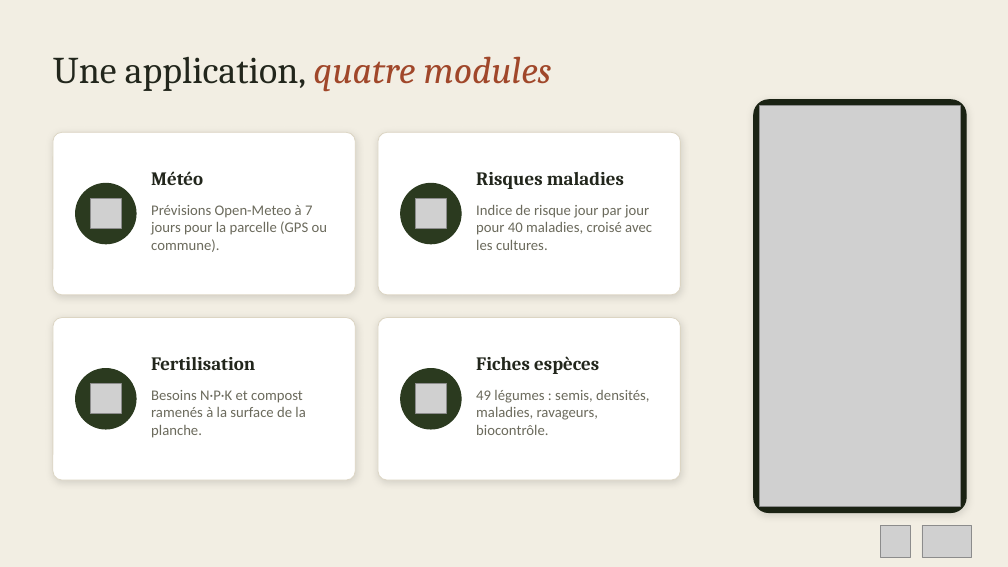
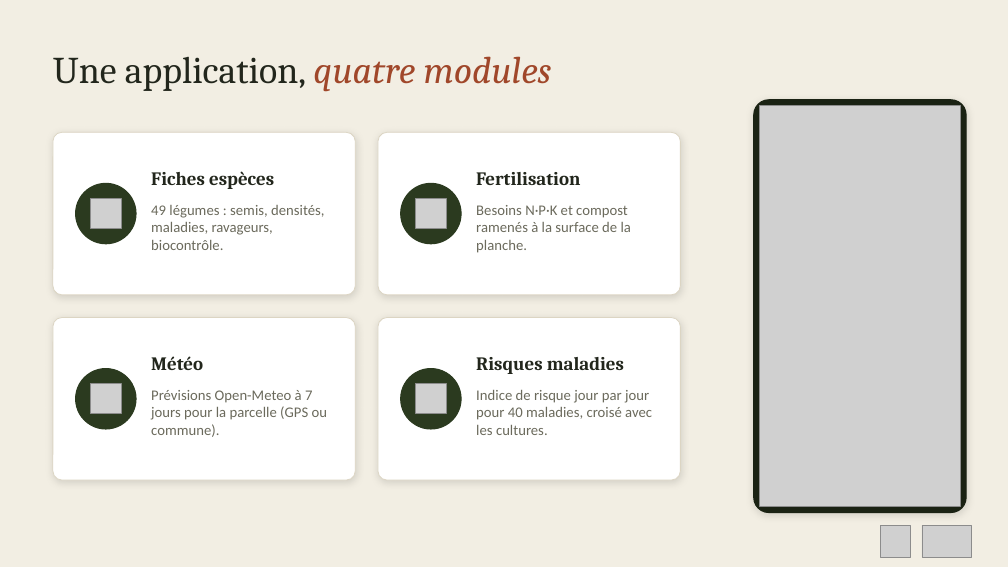
Before and after one commit to elodie24000/meteo-rique-maraichage, a slide deck: slide 3 of presentation/Presentation_outil_maraichage.pptx. Drawn at 1008x567 pixels with LibreOffice and Linux fonts; fonts in the diff are those of the drawing; grey boxes stand for pictures. Boxes give left, top, right and bottom in pixels: in the first picture for what was removed or moved away, otherwise in the second. Text is boxed around its words. In the diff, an @@ line names an element or a change of style, - is before the commit and + after.

```diff
--- a/presentation/Presentation_outil_maraichage.pptx
+++ b/presentation/Presentation_outil_maraichage.pptx
@@ text at <box>151,171,274,189</box>: text changed @@
-Météo
+Fiches espèces
@@ text at <box>476,172,580,185</box>: text changed @@
-Risques maladies
+Fertilisation
@@ text at <box>151,205,324,250</box>: text changed @@
-Prévisions Open-Meteo à 7 jours pour la parcelle (GPS ou commune).
+49 légumes : semis, densités, maladies, ravageurs, biocontrôle.
@@ text at <box>476,205,631,253</box>: text changed @@
-Indice de risque jour par jour pour 40 maladies, croisé avec les cultures.
+Besoins N·P·K et compost ramenés à la surface de la planche.
@@ text at <box>151,356,203,370</box>: text changed @@
-Fertilisation
+Météo
@@ text at <box>476,357,624,374</box>: text changed @@
-Fiches espèces
+Risques maladies
@@ text at <box>151,390,327,437</box>: text changed @@
-Besoins N·P·K et compost ramenés à la surface de la planche.
+Prévisions Open-Meteo à 7 jours pour la parcelle (GPS ou commune).
@@ text at <box>476,390,652,435</box>: text changed @@
-49 légumes : semis, densités, maladies, ravageurs, biocontrôle.
+Indice de risque jour par jour pour 40 maladies, croisé avec les cultures.
```
Also in this commit, not shown: 2 other slides changed.
